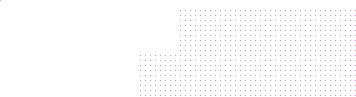
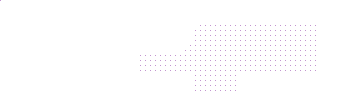
Comparing the layer stacks of the two w=356, h=97 images. Changes:
painted on "FundoDePedra copy 8" over left=140, top=25, right=316, bottom=91
removed layer "FundoDePedra copy 8" (5th of 11) over left=350, top=10, right=356, bottom=51
removed layer "FundoDePedra copy 8" (6th of 11) over left=340, top=10, right=346, bottom=51
removed layer "FundoDePedra copy 8" (7th of 11) over left=330, top=10, right=336, bottom=51
removed layer "FundoDePedra copy 8" (8th of 11) over left=320, top=10, right=326, bottom=51
removed layer "FundoDePedra copy 7" (10th of 11) over left=190, top=10, right=196, bottom=41
removed layer "FundoDePedra copy 7" (11th of 11) over left=180, top=10, right=186, bottom=51
removed layer "FundoDePedra copy 6" (2nd of 11) over left=350, top=55, right=356, bottom=96
removed layer "FundoDePedra copy 6" (3rd of 11) over left=340, top=55, right=346, bottom=96
removed layer "FundoDePedra copy 6" (4th of 11) over left=330, top=55, right=336, bottom=96
removed layer "FundoDePedra copy 6" (5th of 11) over left=320, top=55, right=326, bottom=96
removed layer "FundoDePedra copy 6" (6th of 11) over left=310, top=75, right=316, bottom=96
removed layer "FundoDePedra copy 6" (7th of 11) over left=300, top=75, right=306, bottom=96
removed layer "FundoDePedra copy 6" (8th of 11) over left=290, top=75, right=296, bottom=96
removed layer "FundoDePedra copy 6" (9th of 11) over left=280, top=75, right=286, bottom=96
removed layer "FundoDePedra copy 6" (10th of 11) over left=270, top=75, right=276, bottom=96
removed layer "FundoDePedra copy 6" (11th of 11) over left=260, top=75, right=266, bottom=96
removed layer "FundoDePedra copy 5" (1st of 4) over left=250, top=75, right=256, bottom=96
removed layer "FundoDePedra copy 5" (2nd of 4) over left=240, top=75, right=246, bottom=96
removed layer "FundoDePedra copy 4" (3rd of 4) over left=190, top=75, right=196, bottom=96
…and 17 more changes (17 removed)
